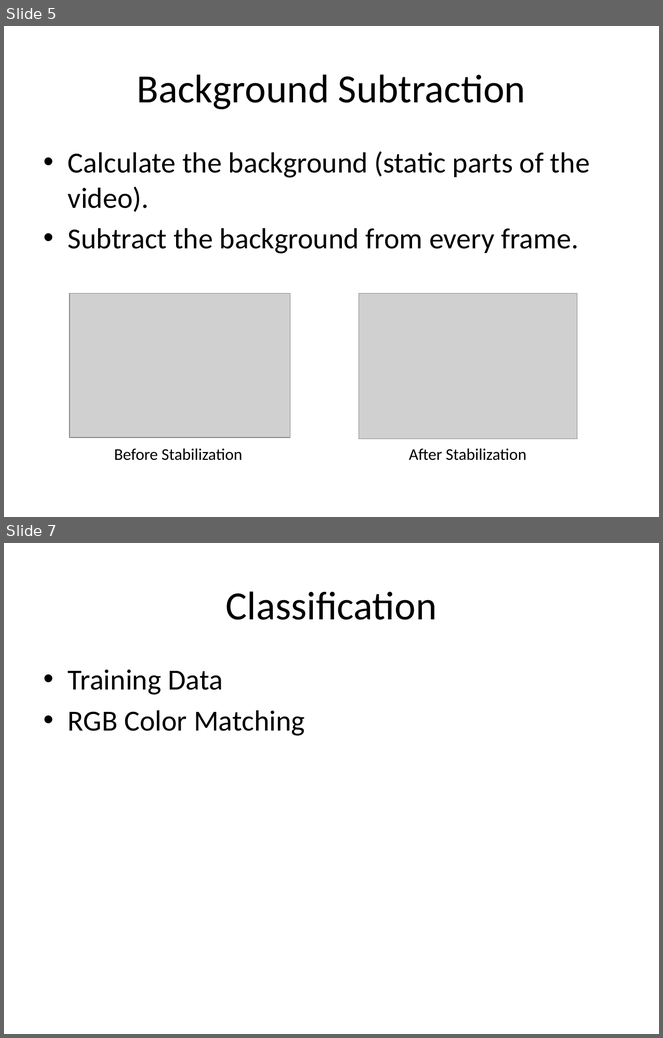
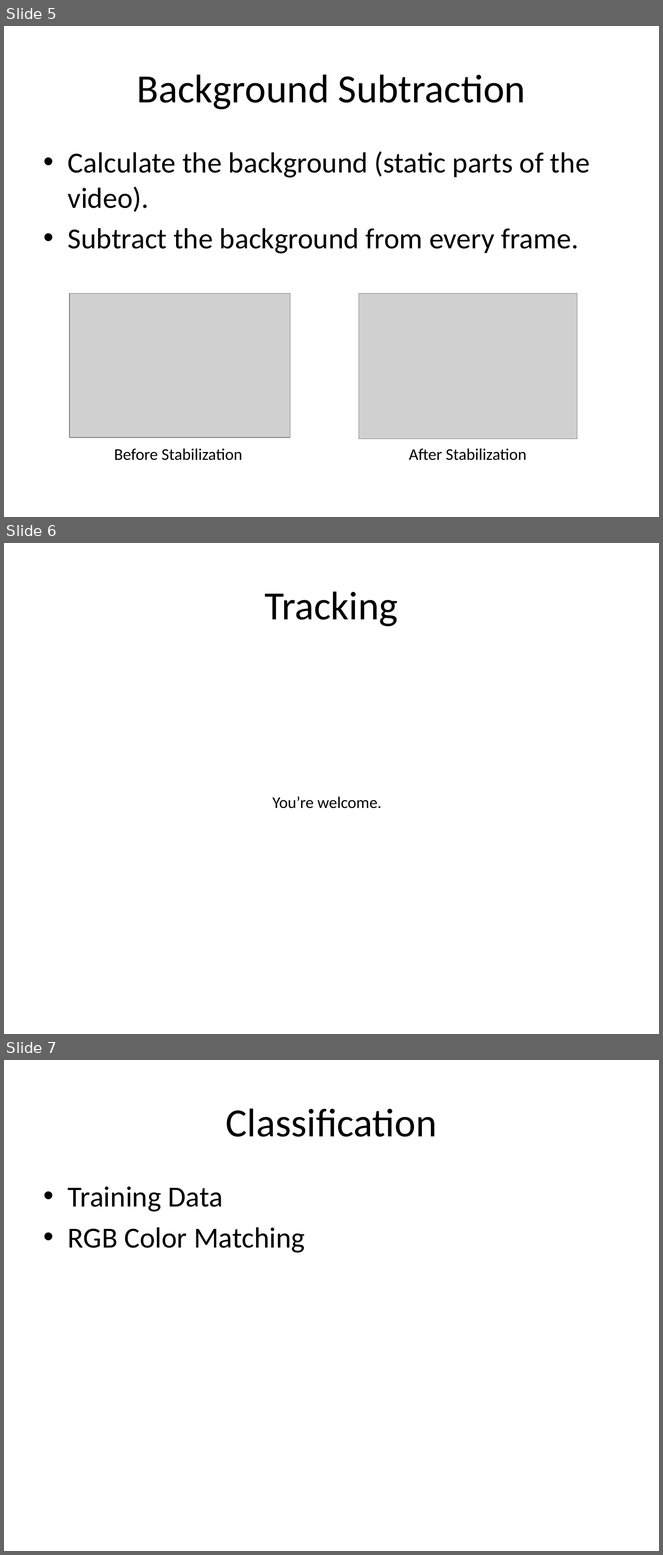
Before and after one commit to shangma/ComputerVisionFinalProject, a slide deck: Final Project.pptx. Shown one above the other, each under a label of ours: slides 5 and 7 before the commit, slides 5, 6 and 7 after it; the slides between them are not shown. The pictures are 663x1038 and 663x1555 pixels, drawn with LibreOffice and Linux fonts; fonts in the diff are those of the drawing; grey boxes stand for pictures. Boxes give left, top, right and bottom in pixels: in the first picture for what was removed or moved away, otherwise in the second. Text is boxed around its words. In the diff, an @@ line names an element or a change of style, - is before the commit and + after.

Commit message:
Updates to presentation

```diff
--- a/Final Project.pptx
+++ b/Final Project.pptx
@@ slide 6 added at bbox=[4, 543, 659, 1034], background #FFFFFF @@
@@ title added at bbox=[265, 591, 398, 627], 44 pt, text #000000 @@
+Tracking
@@ text added at bbox=[272, 797, 382, 809], 18 pt, text #000000 @@
+You’re welcome.
```
Also in this commit, not shown: 1 slide removed, 2 other files.
